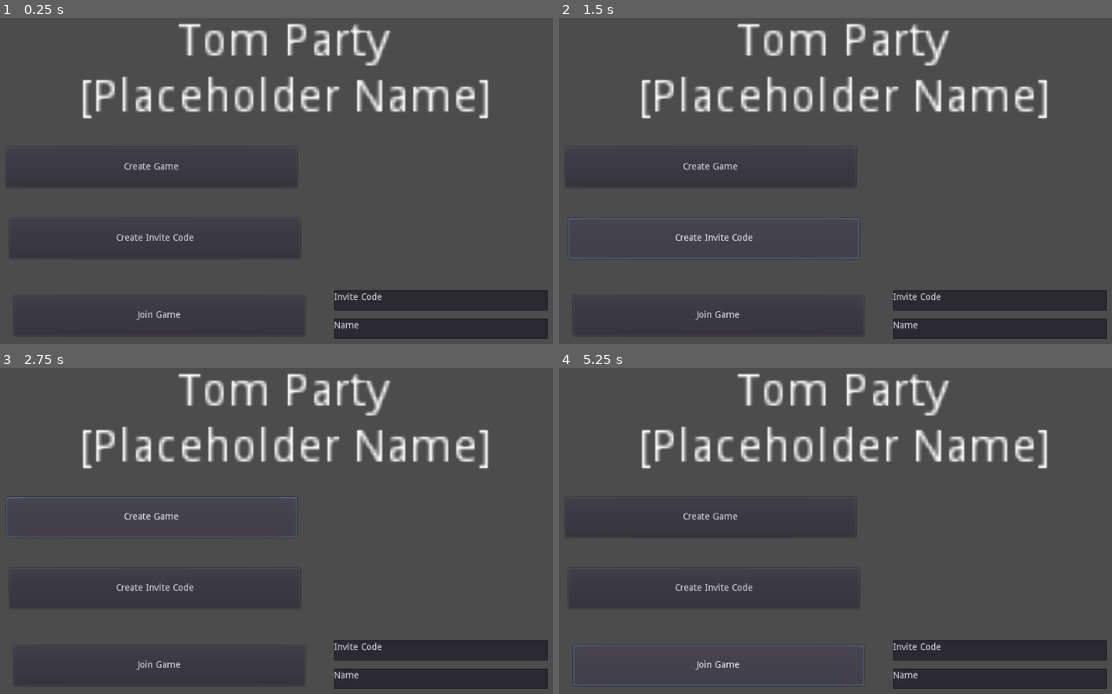
Above: before the commit, frames 1-4 (two rows, left to right).
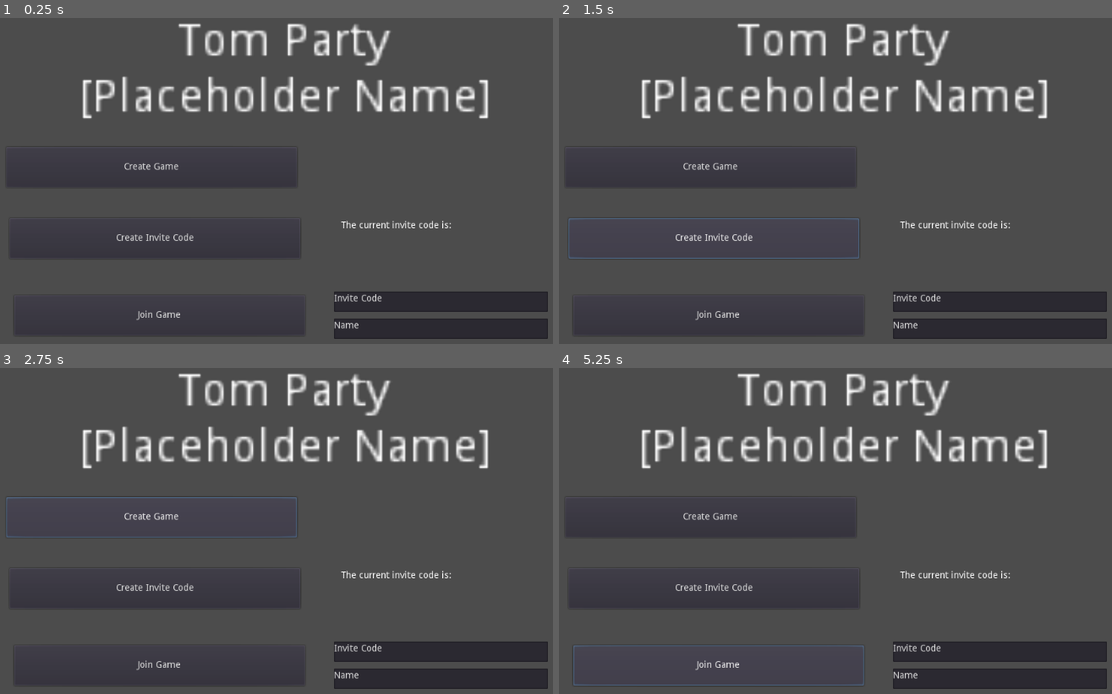
Above: after the commit, the same moments.

Repository: AnnsAnns/tom_party
Game: Godot game, scene res://scenes/MainMenu.tscn
Same seed, same stepped clock (60 frames per second), same inputs: the game is played once before the commit and once after it.
Inputs:
- Up to frame 1 (0.25 s): no input
- Up to frame 2 (1.5 s): click "Create Game" at 0.5 s; click "Create Invite Code" at 1.25 s
- Up to frame 3 (2.75 s): click "Create Game" at 2 s
- Up to frame 4 (5.25 s): click "Create Invite Code" at 2.75 s; click "Create Game" at 3.5 s; click "Create Invite Code" at 4.25 s; click "Join Game" at 5 s

The runs differ from the first frame. In frame 1, 0.6% of the frame differs, in the area x 60-100%, y 62-91%; in frame 2, 0.6%; in frame 3, 0.6%; in frame 4, 0.6%.
Error before the commit: Invalid get index 'worked' (on base: 'Nil'). (res://scenes/scripts/MainMenu.gd:20)
Error after the commit: Invalid get index 'worked' (on base: 'Nil'). (res://scenes/scripts/MainMenu.gd:26)

Commit message:
[Godot] Integrate JoinGame

Diff:
--- a/src_godot/scenes/MainMenu.tscn
+++ b/src_godot/scenes/MainMenu.tscn
@@ -48,6 +48,20 @@
 [node name="CreateInviteRequest" type="HTTPRequest" parent="CreateInviteCode"]
 timeout = 10
 
+[node name="Top" type="Label" parent="CreateInviteCode"]
+margin_left = 502.0
+margin_top = 4.0
+margin_right = 742.0
+margin_bottom = 26.0
+text = "The current invite code is: "
+
+[node name="Code" type="Label" parent="CreateInviteCode"]
+margin_left = 528.0
+margin_top = 25.0
+margin_right = 568.0
+margin_bottom = 39.0
+rect_scale = Vector2( 3, 3 )
+
 [node name="JoinGame" type="Button" parent="."]
 margin_left = 82.9093
 margin_top = 424.837
@@ -61,9 +75,9 @@
 
 [node name="InviteCodeInput" type="TextEdit" parent="JoinGame"]
 margin_left = 484.318
-margin_top = -7.88199
+margin_top = -5.88199
 margin_right = 808.318
-margin_bottom = 23.118
+margin_bottom = 25.118
 text = "Invite Code"
 __meta__ = {
 "_edit_use_anchors_": false
--- a/src_godot/scenes/scripts/MainMenu.gd
+++ b/src_godot/scenes/scripts/MainMenu.gd
@@ -1,14 +1,20 @@
 extends Node2D
 
-var session_id
-var owner_id
-var game_token
-var server_url = "http://localhost:8000/"
-var header = ["user-agent: Godot Client"]
+var session_id: String
+var owner_id: String
+var game_token: String
+var server_url = "http://127.0.0.1:8000/"
+var user_agent = ["user-agent: Godot Client"]
+var content_type = ["Content-Type: application/json"]
 var use_ssl = false
 
 func _on_CreateGame_pressed():
-	var err = $CreateGame/CreateGameRequest.request("http://127.0.0.1:8000/games/replies/init", header, use_ssl, HTTPClient.METHOD_POST)
+	var err = $CreateGame/CreateGameRequest.request(
+		server_url + "games/replies/init",
+		user_agent,
+		use_ssl,
+		HTTPClient.METHOD_POST
+	)
 	if err != OK:
 		push_error("Couldn't connect")
 
@@ -24,10 +30,39 @@
 	owner_id = response["uuid_owner"]
 
 func _on_CreateInviteCode_pressed():
-	pass
+	if session_id == "" or owner_id == "":
+		print("No session started yet")
+		return
+
+	var request = {
+		"uuid_game": session_id,
+		"uuid_owner": owner_id,
+	}
+
+	if game_token != "":
+		request["old_token"] = game_token
+
+	var err = $CreateInviteCode/CreateInviteRequest.request(
+	 server_url + "games/replies/create_invite",
+	 user_agent + content_type,
+	 use_ssl,
+	 HTTPClient.METHOD_POST,
+	 JSON.print(request)
+	)
+	if err != OK:
+		push_error("Couldn't connect")
+
 
 func _on_CreateInviteRequest_request_completed(result, response_code, headers, body):
-	pass # Replace with function body.
+	var response = JSON.parse(body.get_string_from_utf8()).result
+
+	print(response)
+
+	if !response["worked"]:
+		push_error("Server had issues creating the invite code!")
+
+	game_token = response["invite_code"]
+	$CreateInviteCode/Code.text = game_token
 
 func _on_JoinGame_pressed():
 	pass # Replace with function body.
